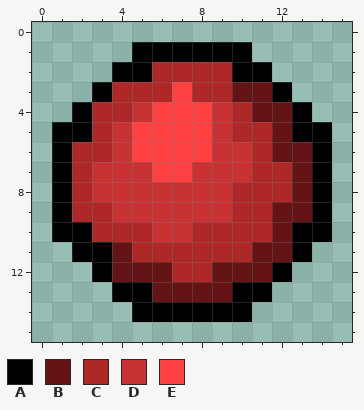
Pixel-art sprite -- src/icons/loading_stop.png. The picture above is the old version.
The file is 16x16 pixels.
Palette (. is transparent): A #000000  B #641414  C #af2828  D #c83232  E #ff4040
And afterwards:
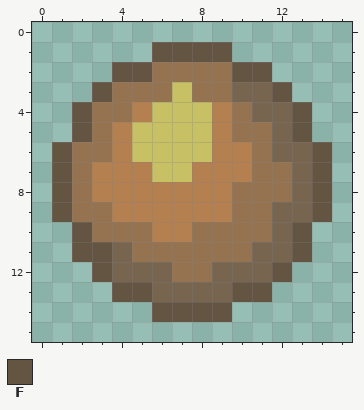
Colours new in this view: F #645543
The edit:
colour B: #641414 -> #786550
colour C: #af2828 -> #967350
colour D: #c83232 -> #b48050
colour E: #ff4040 -> #c8c064
y 1: x 5..10 AAAAAA -> .FFFF.
y 2: x 4..5 AA -> FF; x 10..11 AA -> FF
y 3: x 3 A -> F; x 12 A -> F
y 4: x 2 A -> F; x 13 A -> F
y 5: x 1..2 AA -> .F; x 13..14 AA -> F.
y 6..9: x 1 A -> F; x 14 A -> F
y 10: x 1..2 AA -> .F; x 13..14 AA -> F.
y 11: x 2..3 AA -> FF; x 13 A -> F
y 12: x 3 A -> F; x 12 A -> F
y 13: x 4..5 AA -> FF; x 10..11 AA -> FF
y 14: x 5..10 AAAAAA -> .FFFF.
